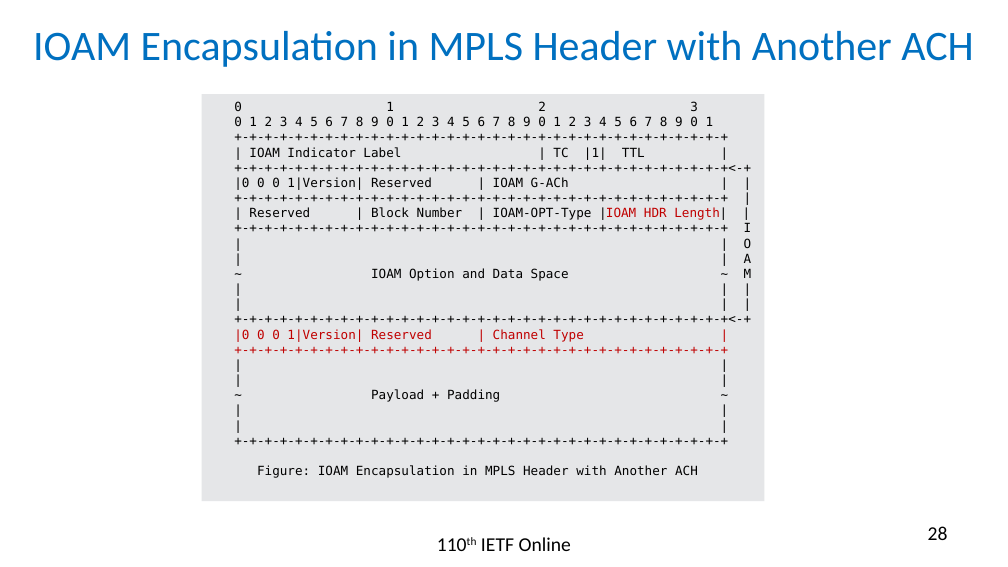
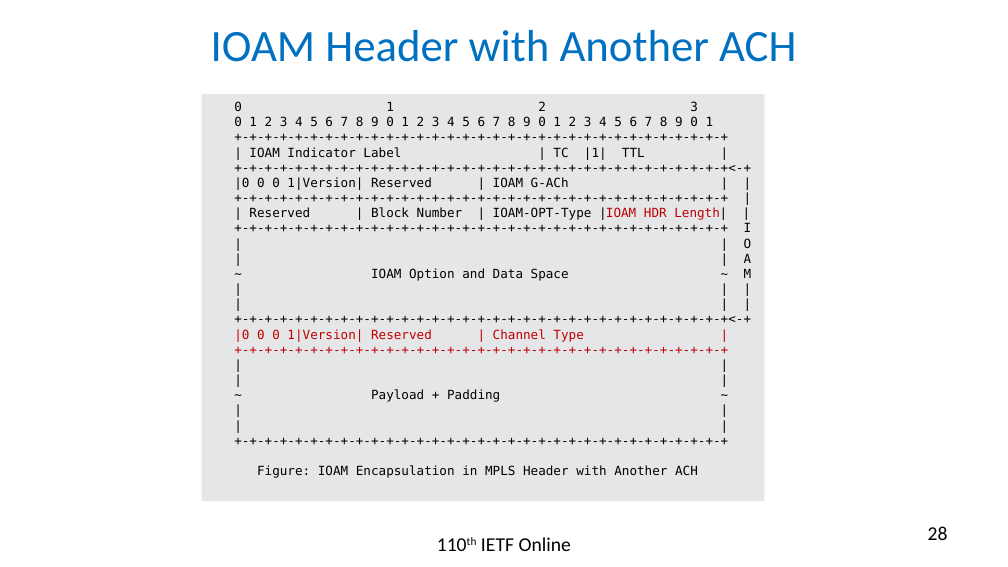
Before and after one commit to rakgandhi/ietf-slides, a slide deck: slide 28 of draft-gandhi-mpls-ioam-sr-05.pptx. Drawn at 1008x567 pixels with LibreOffice and Linux fonts; fonts in the diff are those of the drawing. Boxes give left, top, right and bottom in pixels: in the first picture for what was removed or moved away, otherwise in the second. Text is boxed around its words. In the diff, an @@ line names an element or a change of style, - is before the commit and + after.

```diff
--- a/draft-gandhi-mpls-ioam-sr-05.pptx
+++ b/draft-gandhi-mpls-ioam-sr-05.pptx
@@ title at (211, 30, 796, 62): text changed; size 30 to 32 pt @@
-IOAM Encapsulation in MPLS Header with Another ACH
+IOAM Header with Another ACH
```
Also in this commit, not shown: 10 other slides changed, 1 other file.
